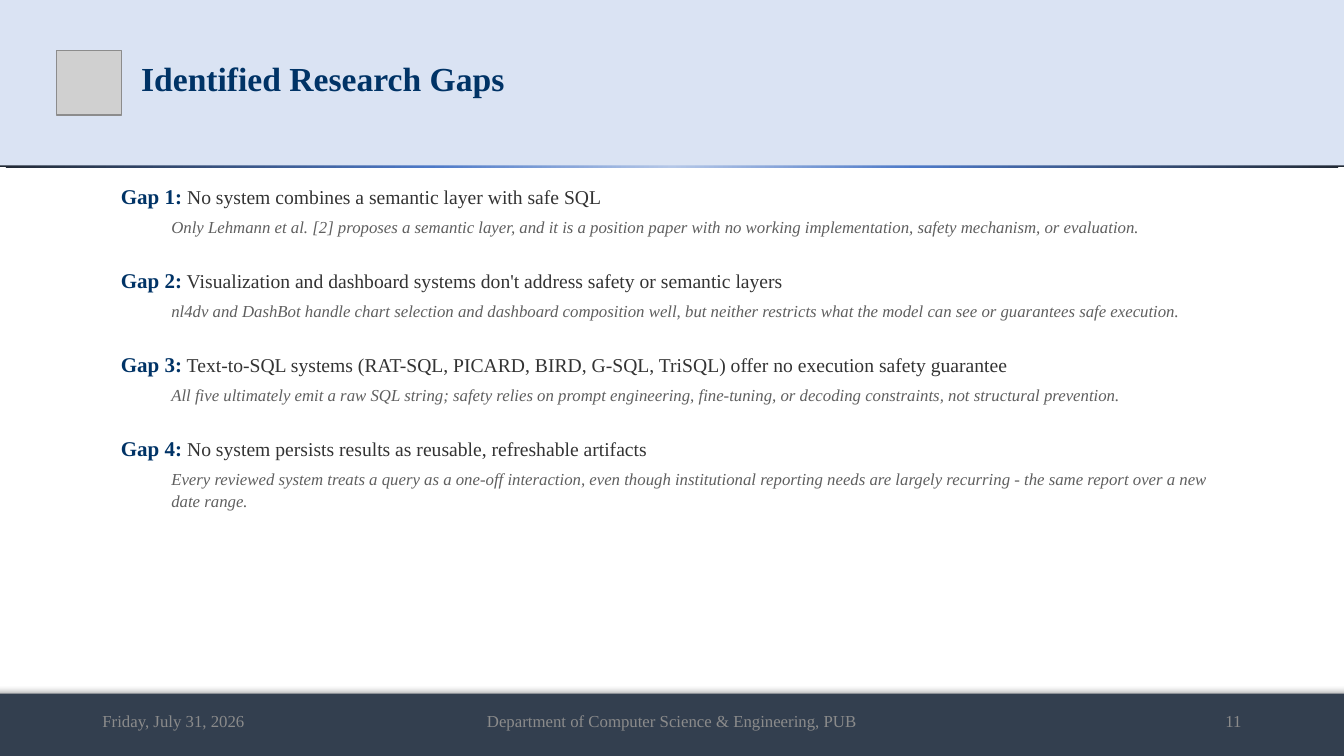
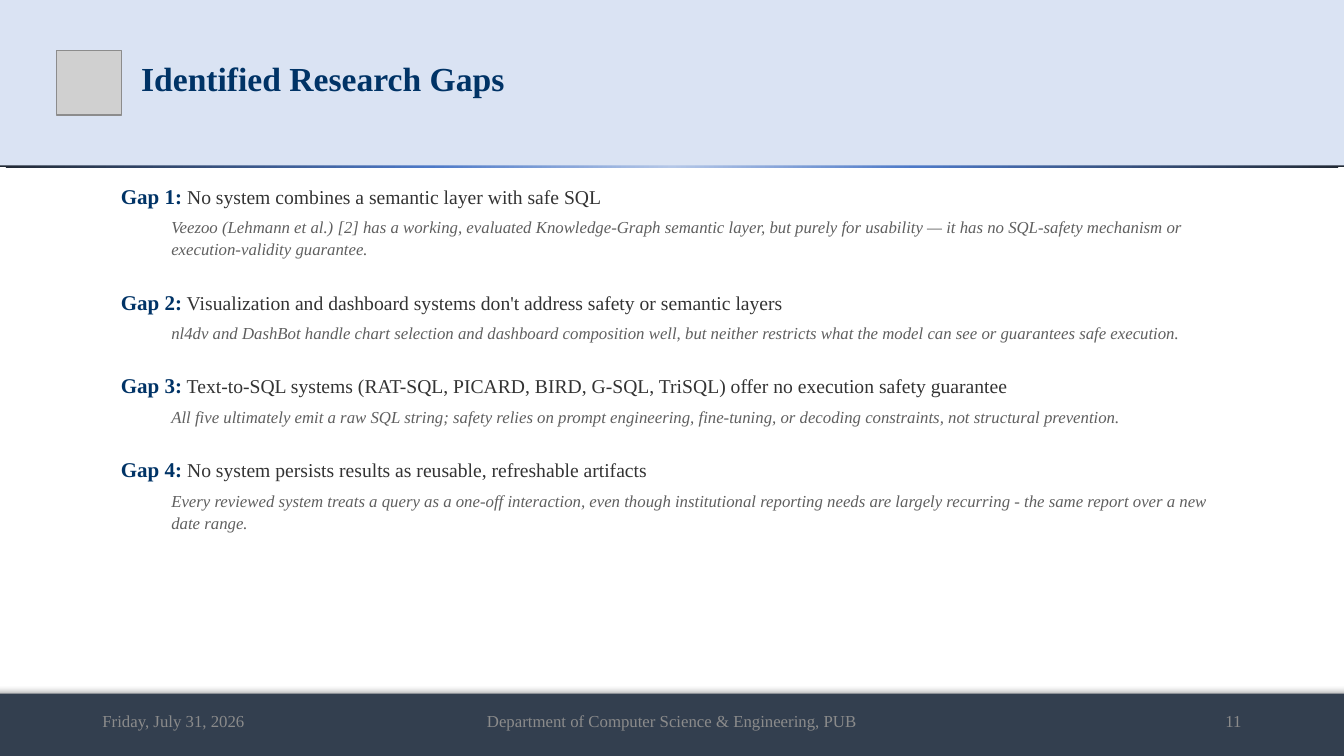
Before and after one commit to md-riaz/AEGIS-Research, a slide deck: slide 11 of docs/scripts/Md_Riaz_Mid_Defense_Final_0322310105101024.pptx. Drawn at 1344x756 pixels with LibreOffice and Linux fonts; fonts in the diff are those of the drawing; grey boxes stand for pictures. Boxes give left, top, right and bottom in pixels: in the first picture for what was removed or moved away, otherwise in the second. Text is boxed around its words. In the diff, an @@ line names an element or a change of style, - is before the commit and + after.

```diff
--- a/docs/scripts/Md_Riaz_Mid_Defense_Final_0322310105101024.pptx
+++ b/docs/scripts/Md_Riaz_Mid_Defense_Final_0322310105101024.pptx
@@ text at box(171, 221, 1182, 259): text changed @@
-Only Lehmann et al. [2] proposes a semantic layer, and it is a position paper with no working implementation, safety mechanism, or evaluation.
+Veezoo (Lehmann et al.) [2] has a working, evaluated Knowledge-Graph semantic layer, but purely for usability — it has no SQL-safety mechanism or execution-validity guarantee.
```
Also in this commit, not shown: 2 other slides changed, 1 other file.
